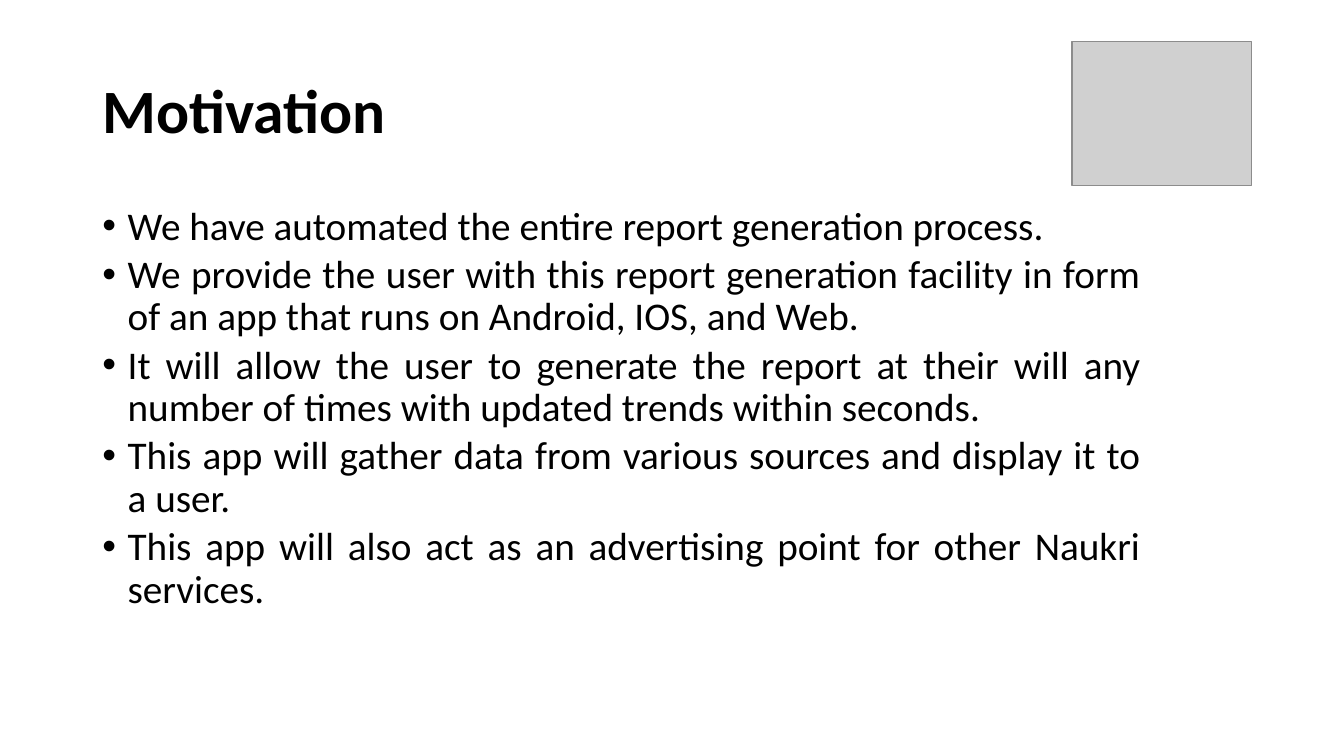
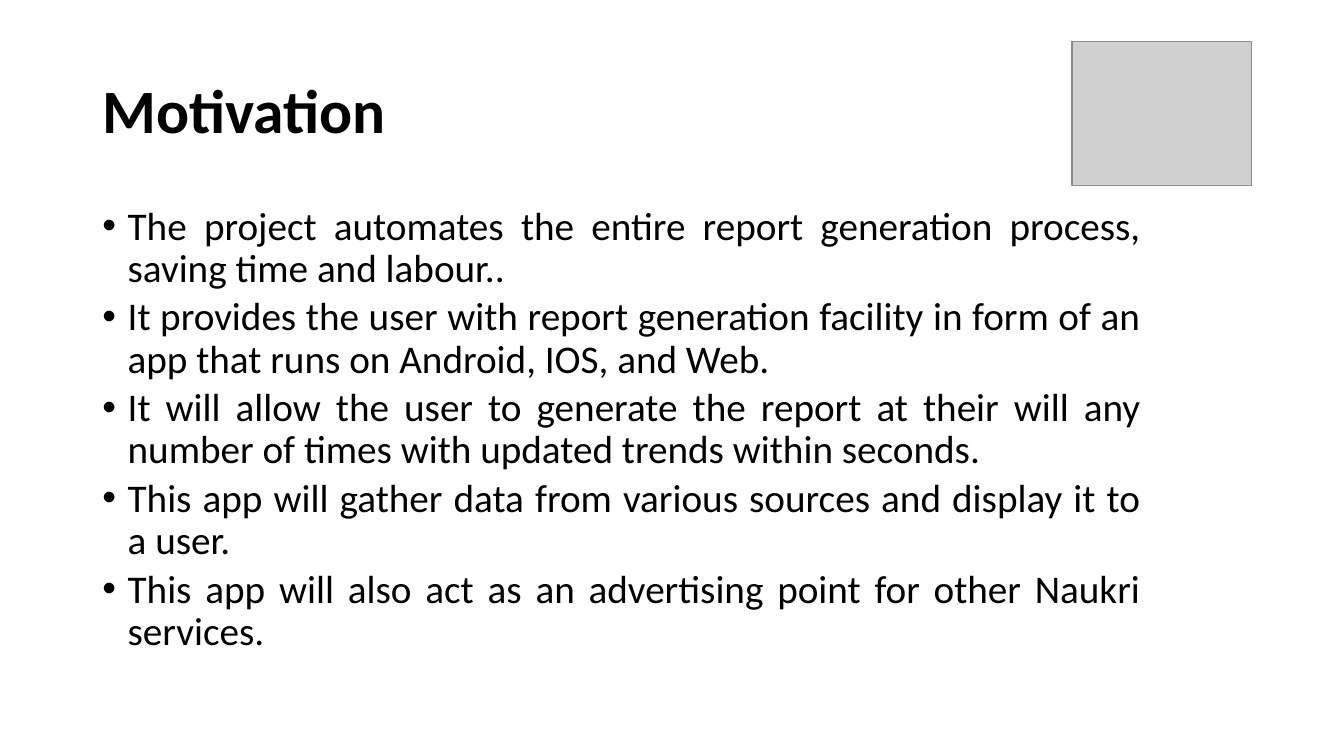
Before and after one commit to prskid1000/Fake-News, a slide deck: slide 5 of Internship.pptx (slide 3 before the commit). Drawn at 1344x756 pixels with LibreOffice and Linux fonts; fonts in the diff are those of the drawing; grey boxes stand for pictures. Boxes give left, top, right and bottom in pixels: in the first picture for what was removed or moved away, otherwise in the second. Text is boxed around its words. In the diff, an @@ line names an element or a change of style, - is before the commit and + after.

```diff
--- a/Internship.pptx
+++ b/Internship.pptx
@@ text at <box>128,212,1141,380</box>: text changed @@
-• We have automated the entire report generation process.
-• We provide the user with this report generation facility in form of an app that runs on Android, IOS, and Web.
+• The project automates the entire report generation process, saving time and labour..
+• It provides the user with report generation facility in form of an app that runs on Android, IOS, and Web.
```
Also in this commit, not shown: 1 other slide changed, 9 slides added, 10 other files.
